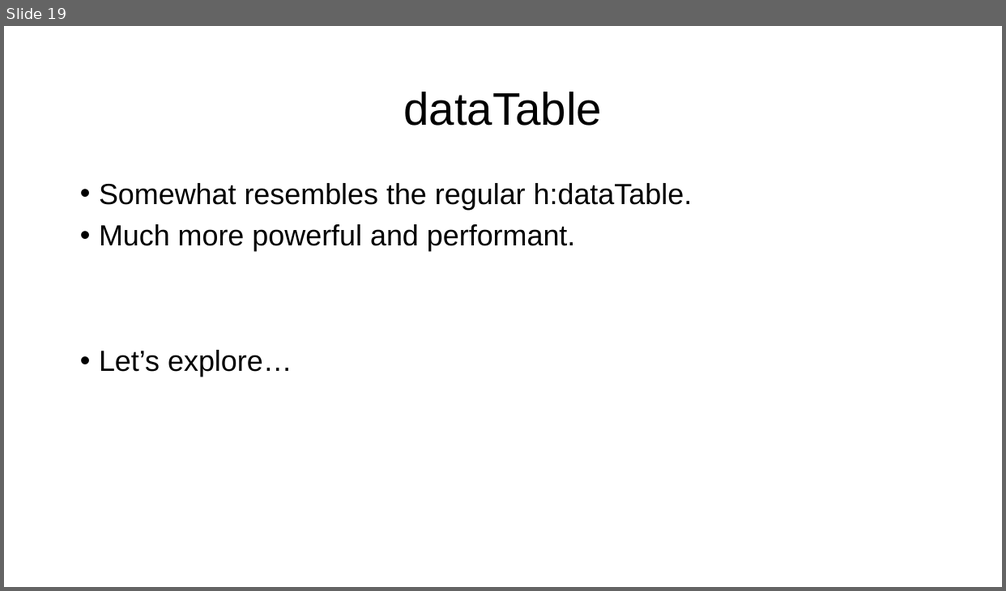
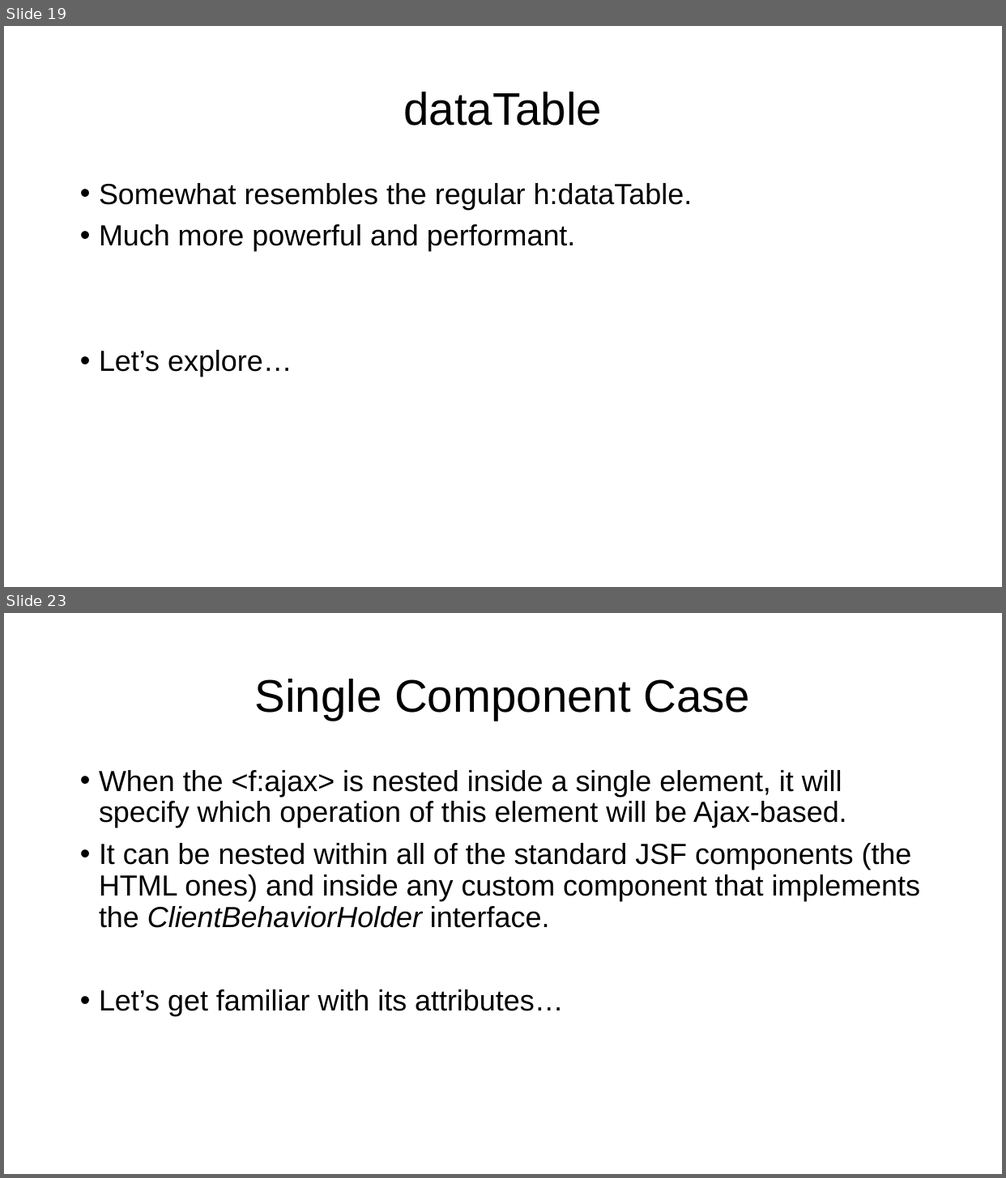
Before and after one commit to shimib/jjsf, a slide deck: jsf_part3.pptx. Shown one above the other, each under a label of ours: slide 19 before the commit, slides 19 and 23 after it; the slides between them are not shown. The pictures are 1006x591 and 1006x1178 pixels, drawn with LibreOffice and Linux fonts; fonts in the diff are those of the drawing; background and template pictures are left out. Boxes give left, top, right and bottom in pixels: in the first picture for what was removed or moved away, otherwise in the second. Text is boxed around its words. In the diff, an @@ line names an element or a change of style, - is before the commit and + after.

```diff
--- a/jsf_part3.pptx
+++ b/jsf_part3.pptx
@@ slide 23 added at (4,613,1002,1174), background #FFFFFF @@
@@ title added at (255,679,751,720), 44 pt, text #000000 @@
+Single Component Case
@@ text added at (99,770,921,1016), 28 pt, text #000000 @@
+• When the <f:ajax> is nested inside a single element, it will specify which operation of this element will be Ajax-based.
+• It can be nested within all of the standard JSF components (the HTML ones) and inside any custom component that implements the ClientBehaviorHolder interface.
+• Let’s get familiar with its attributes…
```
Also in this commit, not shown: 6 other slides added, 1 other file.
